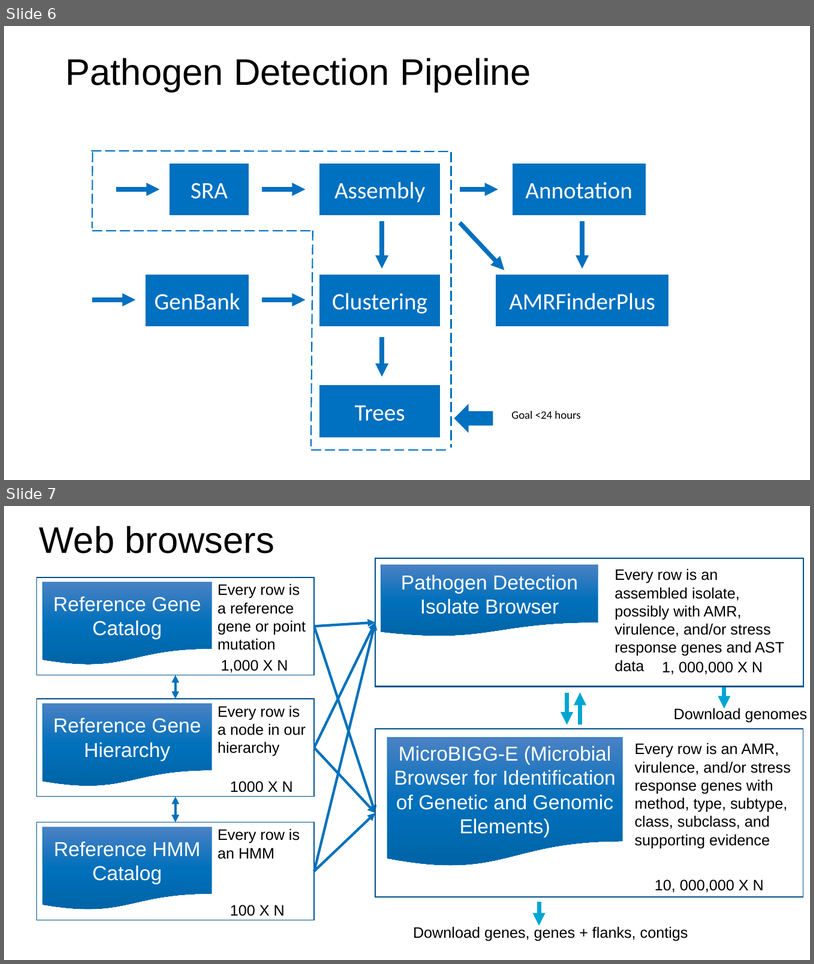
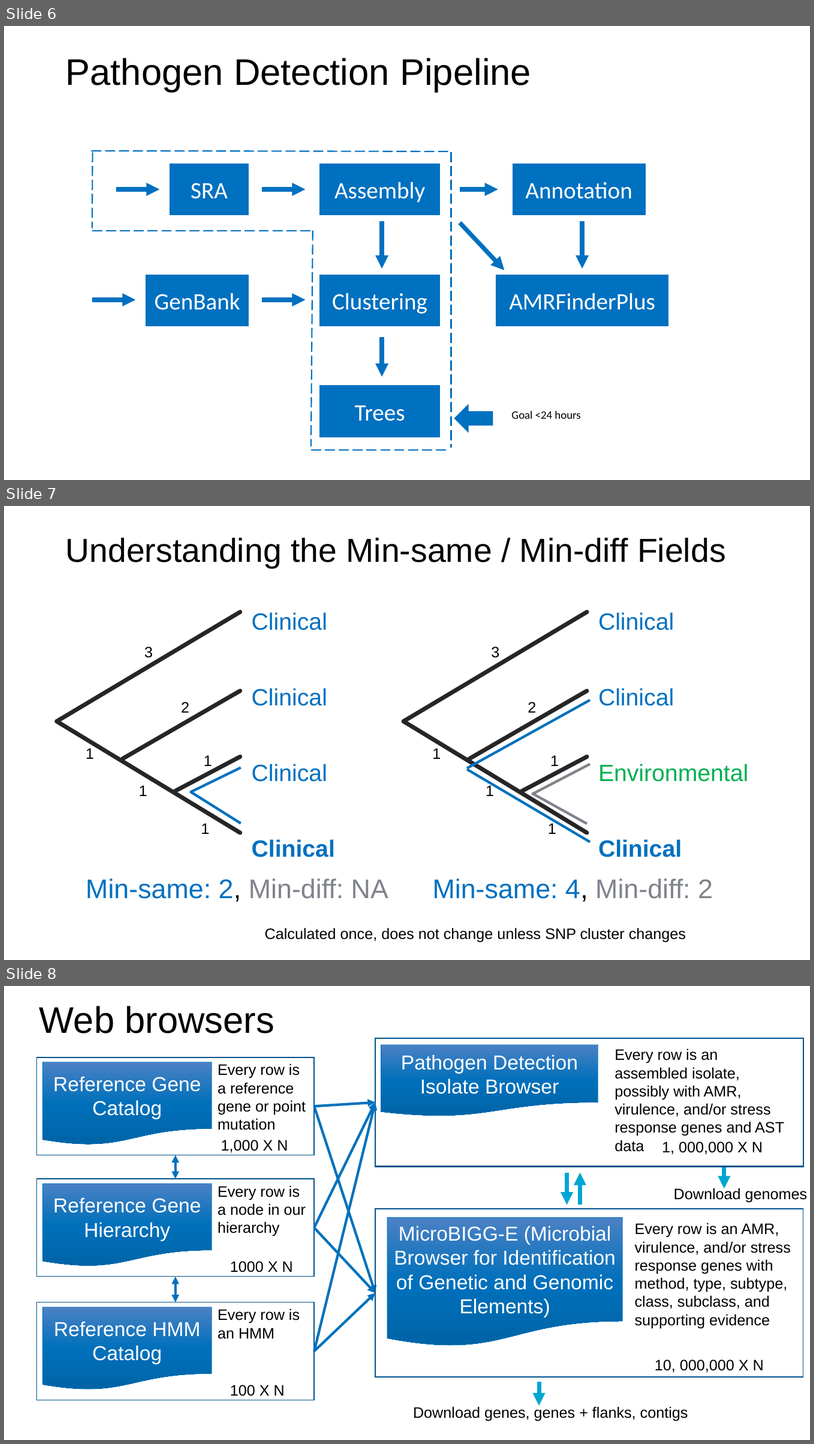
Before and after one commit to ncbi/workshop-asm-big-2026, a slide deck: outbreak/outbreak.pptx. Shown one above the other, each under a label of ours: slides 6 and 7 before the commit, slides 6, 7 and 8 after it. The pictures are 814x964 and 814x1444 pixels, drawn with LibreOffice and Linux fonts; fonts in the diff are those of the drawing; background and template pictures are left out. Boxes give left, top, right and bottom in pixels: in the first picture for what was removed or moved away, otherwise in the second. Text is boxed around its words. In the diff, an @@ line names an element or a change of style, - is before the commit and + after.

```diff
--- a/outbreak/outbreak.pptx
+++ b/outbreak/outbreak.pptx
@@ slide 7 added at <box>4,506,810,960</box>, background picture (left out) @@
@@ title added at <box>65,537,726,568</box>, 39.6 pt, text #000000 @@
+Understanding the Min-same / Min-diff Fields
@@ line added from (590, 700) to (467, 768), #0071BC 3 pt @@
@@ group added at <box>57,612,389,901</box>: 8 texts, 4 lines @@
+Clinical
+Clinical
+Clinical
+Clinical
+3
+2
+1
+1
+Min-same: 2, Min-diff: NA
+1
+1
@@ group added at <box>404,612,749,901</box>: 8 texts, 4 lines @@
+Clinical
+Clinical
+Environmental
+Clinical
+3
+2
+1
+1
+Min-same: 4, Min-diff: 2
+1
+1
@@ line added from (241, 768) to (191, 792), #0070C0 3 pt @@
@@ line added from (590, 842) to (467, 769), #0071BC 3 pt @@
@@ line added from (590, 764) to (532, 794), #80838B 3 pt @@
@@ line added from (241, 823) to (191, 792), #0070C0 3 pt @@
@@ line added from (587, 823) to (532, 793), #80838B 3 pt @@
@@ text added at <box>265,927,686,942</box>, 18 pt, text #000000 @@
+Calculated once, does not change unless SNP cluster changes
@@ what was slide 7 is now slide 8 @@
```
Also in this commit, not shown: 8 other slides added, 1 other file.
